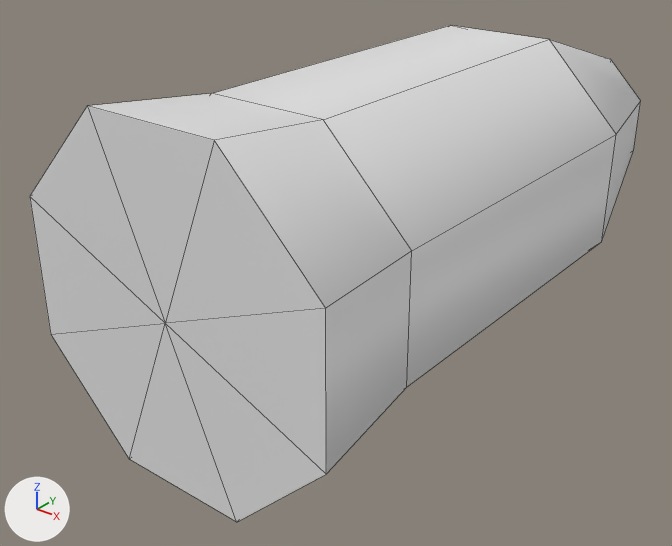
The FBX model UnityGame/Assets/Meshes/mesh_Bullet.fbx, before and after one commit.
Rendered twice from a 50 mm lens placed at (0.443, -0.613, 0.311), pointed at (-0.059, 0.015, -0.078). Arrows for +X, +Y and +Z are at lower left; the lights stay in place. Mesh edges are drawn as thin lines. Where no turn or scale is listed for an object, it has been applied to the vertices.

In view in the first picture: 'mesh_Bullet'.
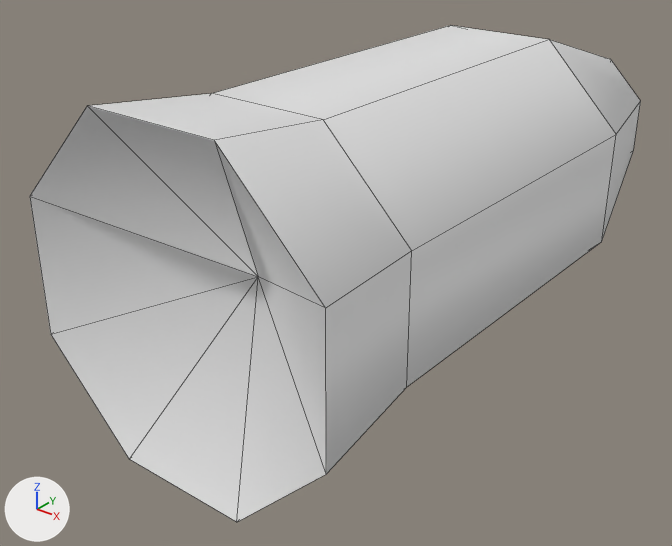
Patch to the scene script:
```diff
--- a/UnityGame/Assets/Meshes/mesh_Bullet.fbx.py
+++ b/UnityGame/Assets/Meshes/mesh_Bullet.fbx.py
@@ me_mesh_bullet @@
 me_mesh_bullet.from_pydata(...)  # 34 vertices, 40 faces; spans x -0.143..0.143, y -0.247..0.468, z -0.143..0.143
 # used by ob_mesh_bullet; location = (0.0, 0.0, 0.0)
-me_mesh_bullet.vertices[33].co = (0.0, -0.247, 0.0)  # pixel (165, 323)
+# me_mesh_bullet part 1
+me_mesh_bullet.vertices[33].co = (0.0, -0.153, 0.0)  # pixel (258, 276)
```

Changed parts and their boxes [x1, y1, x2, y2] in the pictures (672 x 546 px; the box of a moved part takes in the faces that stretch with it):
part 1 of me_mesh_bullet, moved or reshaped: [30, 106, 326, 522] in both
